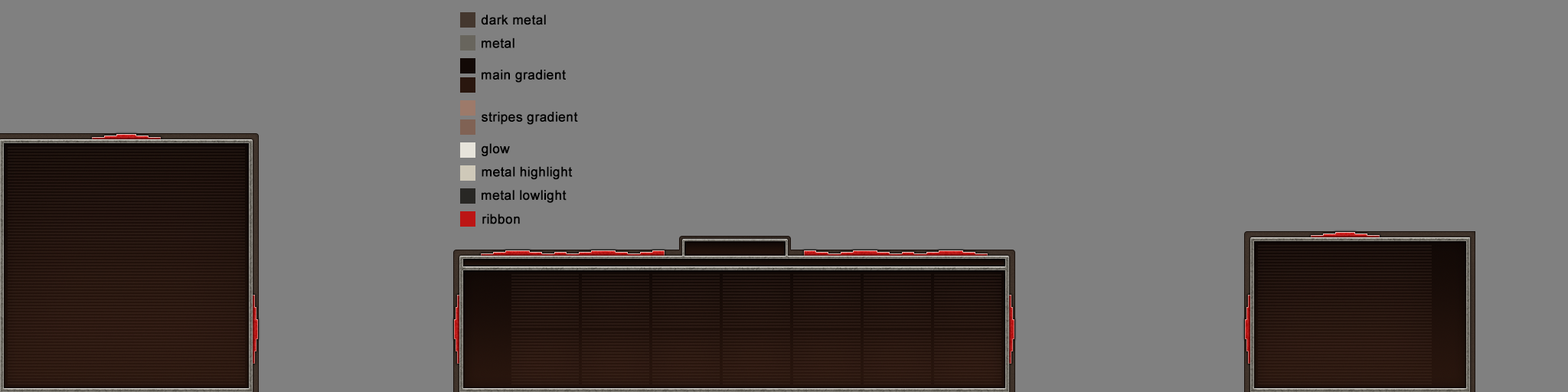
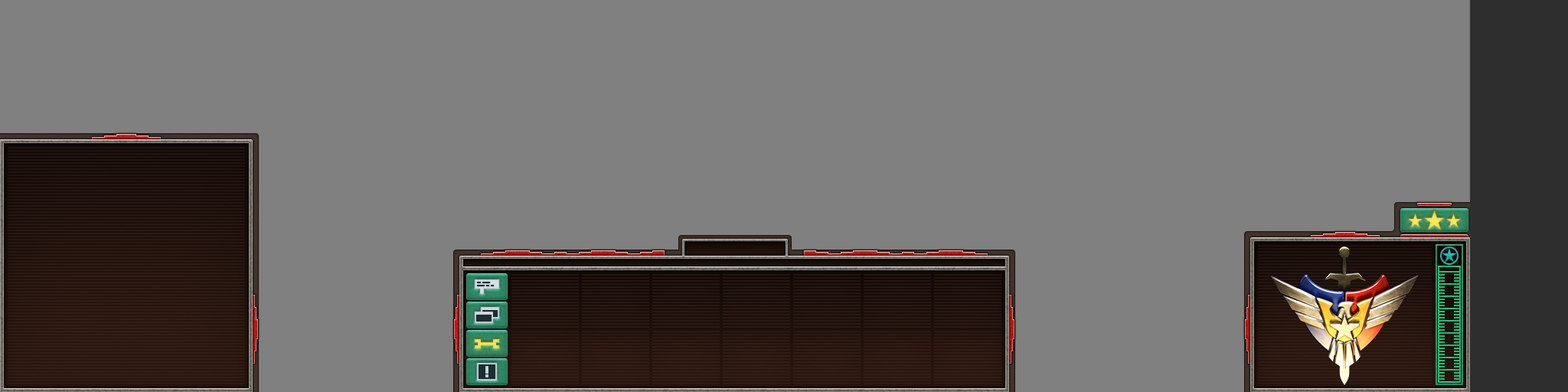
Layered file, before and after one edit (w=1568, h=392). Changes by layer:
added group "testing" with 7 layers above "legend" over [466, 0, 1568, 392]
added layer "prom 2" in group "testing" over [1400, 203, 1469, 237]
added layer "prom 1" in group "testing" over [1400, 208, 1469, 232]
added layer "faction logo" in group "testing" over [1270, 246, 1419, 386]
added layer "exp" in group "testing" over [1435, 244, 1464, 386]
added layer "prod 2" in group "testing" over [466, 329, 508, 357]
added layer "prod 1" in group "testing" over [466, 273, 508, 387]
added layer "dark grey" in group "testing" over [1470, 0, 1568, 392]
hid group "legend" (18 layers) over [460, 12, 579, 227]
painted on "icons body" over [466, 273, 508, 387]
painted on "border outer" (2nd of 3, in "production" › "outer") over [678, 235, 792, 250]
painted on "border inner" (3rd of 3, in "upgrades" › "inner") over [1400, 208, 1469, 232]
renamed "body stripes" to "main body stripes", painted on it over [1270, 246, 1419, 385]
renamed "body" to "main body", painted on it over [1270, 244, 1464, 386]
painted on "ribbon 1" (3rd of 3, in "upgrades" › "outer") over [1400, 202, 1469, 238]
painted on "border outer" (3rd of 3, in "upgrades" › "outer") over [1391, 202, 1477, 392]
renamed "mockup base" to "design", painted on it over [460, 142, 1470, 387]
